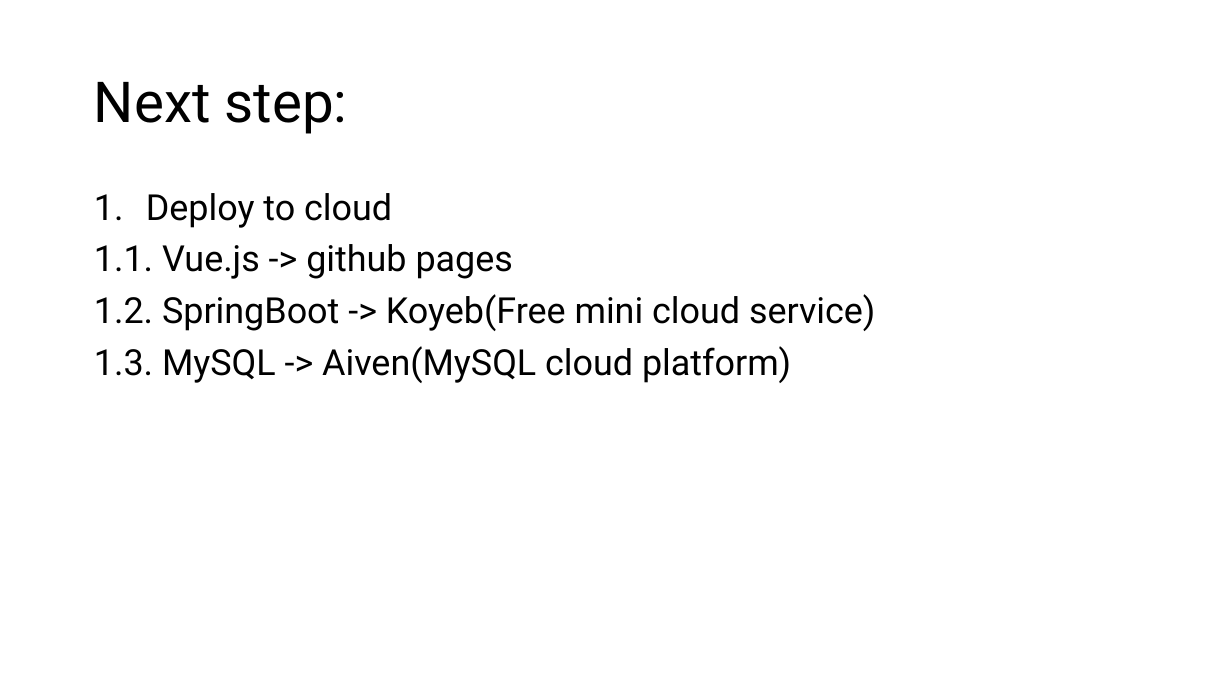
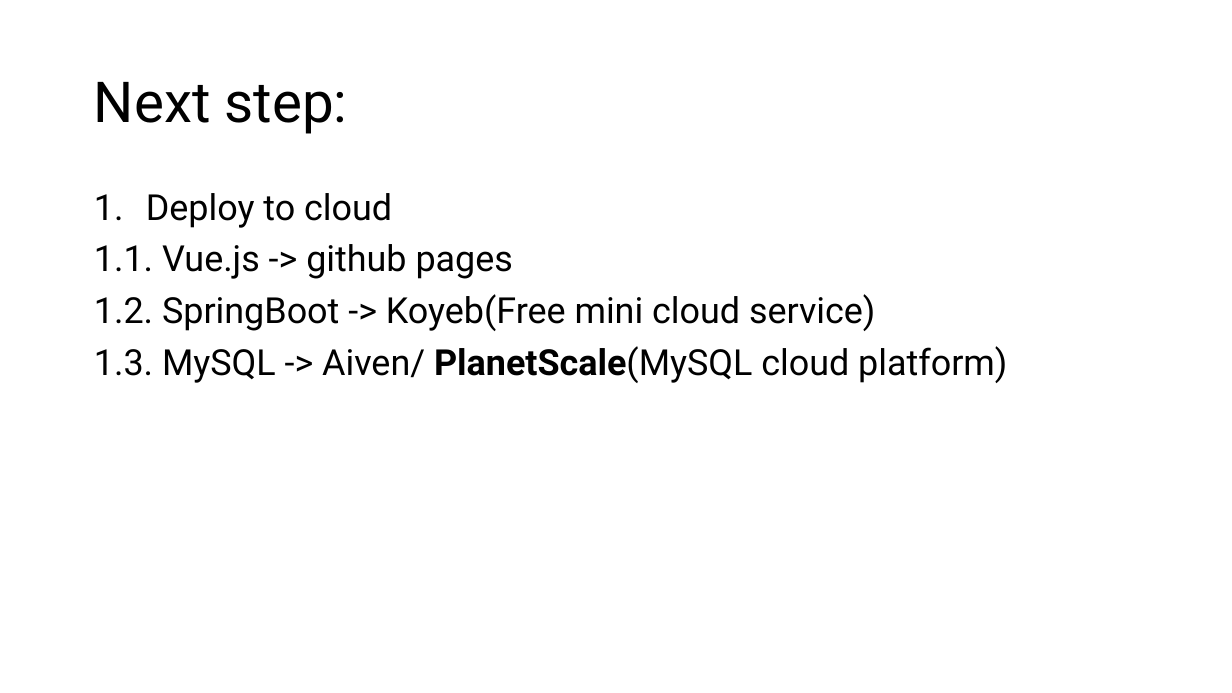
Before and after one commit to leoxin2016/travelling, a slide deck: slide 2 of meeting/Meeting 8.pptx. Drawn at 1232x693 pixels with LibreOffice and Linux fonts; fonts in the diff are those of the drawing. Boxes give left, top, right and bottom in pixels: in the first picture for what was removed or moved away, otherwise in the second. Text is boxed around its words. In the diff, an @@ line names an element or a change of style, - is before the commit and + after.

```diff
--- a/meeting/Meeting 8.pptx
+++ b/meeting/Meeting 8.pptx
@@ text at box(94, 346, 1007, 383): text changed @@
-1.3. MySQL -> Aiven(MySQL cloud platform)
+1.3. MySQL -> Aiven/ PlanetScale(MySQL cloud platform)
```
Also in this commit, not shown: 5 other files.
